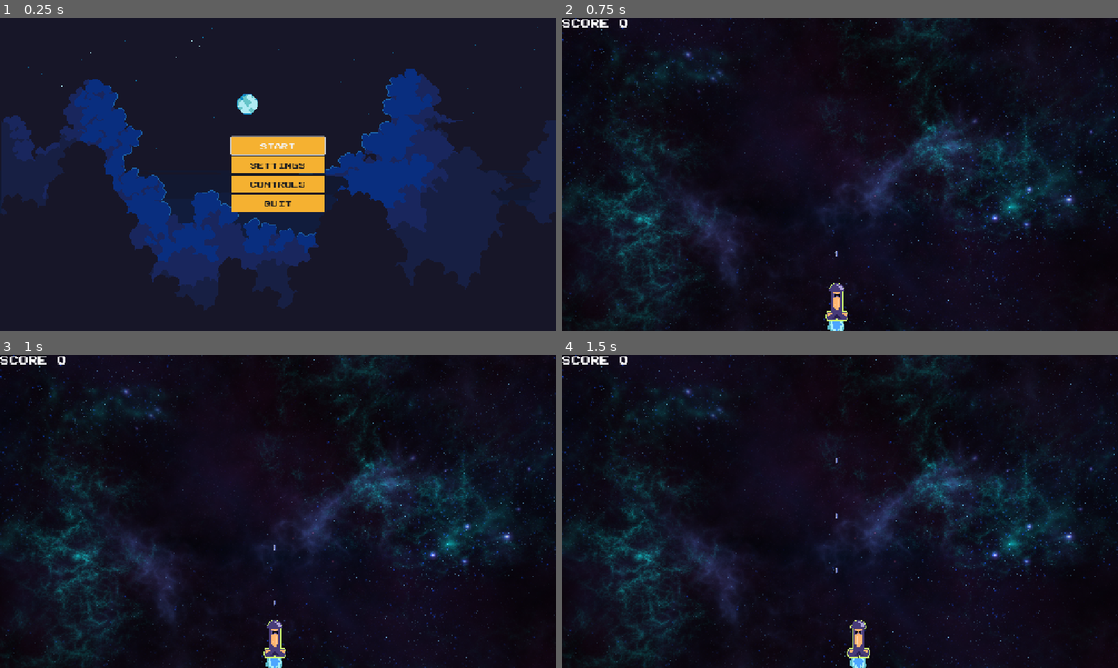
Above: before the commit, frames 1-4 (two rows, left to right).
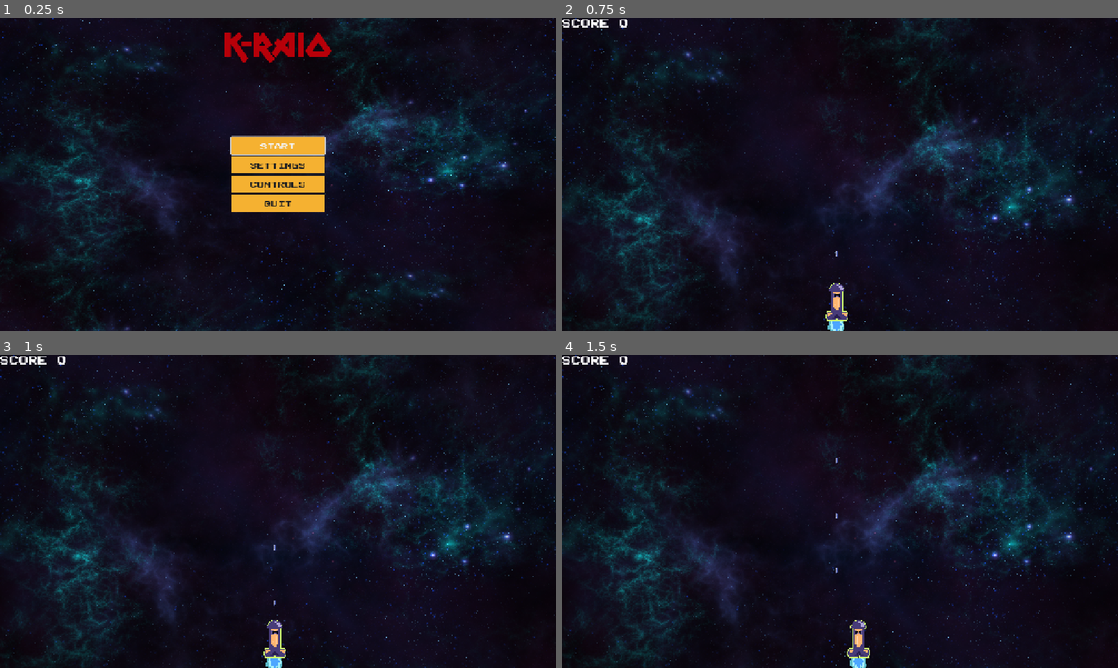
Above: after the commit, the same moments.

Repository: fabiolrodriguez/k-raio
Game: Godot game, scene res://scenes/main_menu/main_menu.tscn
The game is run twice, just before and just after one commit, with the same random seed, the same clock (stepped at 60 frames per second) and the same inputs.
Inputs (mouse positions are in pixels of both pictures, inside the frame that each line leads up to):
- Up to frame 1 (0.25 s): no input
- Up to frame 2 (0.75 s): click "START" at 0.5 s
- Up to frame 3 (1 s): no input
- Up to frame 4 (1.5 s): tap Enter (ui_accept) at 1.25 s; move the mouse to (962, 495) at 1.27 s; hold Right (ui_right) from 1.28 s (still down)

The runs differ from the first frame. In frame 1, 34% of the frame differs, in the area x 0-100%, y 0-100%; in frame 2, nothing differs; in frame 3, nothing differs; in frame 4, nothing differs.

Commit message:
pre release build, almost complete

Diff:
--- a/project.godot
+++ b/project.godot
@@ -13,7 +13,7 @@
 config/name="k-raio"
 run/main_scene="uid://dua73ytgqhpdm"
 config/features=PackedStringArray("4.6", "Forward Plus")
-config/icon="res://icon.svg"
+config/icon="uid://buquifn4o7w8g"
 
 [autoload]
 
--- a/scenes/enemy/boss.tscn
+++ b/scenes/enemy/boss.tscn
@@ -4,6 +4,7 @@
 [ext_resource type="Texture2D" uid="uid://dbd4866pu6ldg" path="res://assets/textures/boss1.png" id="1_vefcp"]
 [ext_resource type="PackedScene" uid="uid://chdtjjjsc660n" path="res://scenes/enemy/enemy_bullet.tscn" id="2_b0cli"]
 [ext_resource type="Texture2D" uid="uid://dcwdekqm4upvh" path="res://assets/textures/boss2.png" id="2_e3jr6"]
+[ext_resource type="PackedScene" uid="uid://cdawwuxpjyk8j" path="res://scenes/enemy/explosion.tscn" id="3_40x6t"]
 [ext_resource type="Texture2D" uid="uid://t4uuapd4wglb" path="res://assets/textures/boss3.png" id="3_b0cli"]
 
 [sub_resource type="SpriteFrames" id="SpriteFrames_40x6t"]
@@ -31,6 +32,7 @@
 collision_mask = 7
 script = ExtResource("1_e3jr6")
 enemy_bullet_scene = ExtResource("2_b0cli")
+explosion_scene = ExtResource("3_40x6t")
 
 [node name="texture" type="AnimatedSprite2D" parent="." unique_id=1974622876]
 scale = Vector2(2, 2)
--- a/scenes/enemy/enemy.tscn
+++ b/scenes/enemy/enemy.tscn
@@ -5,6 +5,7 @@
 [ext_resource type="Texture2D" uid="uid://dey8itsixm27f" path="res://assets/textures/Pombo.png" id="3_40wdo"]
 [ext_resource type="PackedScene" uid="uid://bjh12ow4nv6oc" path="res://scenes/player/upgrade.tscn" id="3_cwlon"]
 [ext_resource type="Texture2D" uid="uid://b2iqeai6f0pes" path="res://assets/textures/Pombo2.png" id="4_gl05p"]
+[ext_resource type="PackedScene" uid="uid://cdawwuxpjyk8j" path="res://scenes/enemy/explosion.tscn" id="4_nbhyu"]
 [ext_resource type="Texture2D" uid="uid://cuq1p6aousc87" path="res://assets/textures/Pombo3.png" id="5_cwlon"]
 
 [sub_resource type="SpriteFrames" id="SpriteFrames_nbhyu"]
@@ -35,6 +36,7 @@
 upgrade_pickup_scene = ExtResource("3_cwlon")
 drop_chance = 0.1
 possible_upgrades = Array[String](["spread_shot", "speed_up"])
+explosion_scene = ExtResource("4_nbhyu")
 
 [node name="enemy" type="AnimatedSprite2D" parent="." unique_id=682130548]
 scale = Vector2(1.3, 1.3)
--- a/scenes/enemy/enemydiag.tscn
+++ b/scenes/enemy/enemydiag.tscn
@@ -5,6 +5,7 @@
 [ext_resource type="PackedScene" uid="uid://bjh12ow4nv6oc" path="res://scenes/player/upgrade.tscn" id="3_7fgoa"]
 [ext_resource type="Texture2D" uid="uid://buquifn4o7w8g" path="res://assets/textures/PomboBravo.png" id="3_tq3bj"]
 [ext_resource type="Texture2D" uid="uid://dewvfh85fd02c" path="res://assets/textures/PomboBravo2.png" id="4_7fgoa"]
+[ext_resource type="PackedScene" uid="uid://cdawwuxpjyk8j" path="res://scenes/enemy/explosion.tscn" id="4_tk4x4"]
 [ext_resource type="Texture2D" uid="uid://doqph3gp416cv" path="res://assets/textures/PomboBrtavo3.png" id="5_tk4x4"]
 
 [sub_resource type="SpriteFrames" id="SpriteFrames_tk4x4"]
@@ -34,6 +35,7 @@
 enemy_bullet_scene = ExtResource("2_1s7nw")
 upgrade_pickup_scene = ExtResource("3_7fgoa")
 drop_chance = 0.1
+explosion_scene = ExtResource("4_tk4x4")
 
 [node name="enemy" type="AnimatedSprite2D" parent="." unique_id=243097138]
 scale = Vector2(1.3, 1.3)
--- /dev/null
+++ b/scenes/enemy/explosion.tscn
@@ -0,0 +1,30 @@
+[gd_scene format=3 uid="uid://cdawwuxpjyk8j"]
+
+[ext_resource type="Script" uid="uid://dfdohhpj1gbns" path="res://scripts/explosion.gd" id="1_ce2vp"]
+[ext_resource type="Texture2D" uid="uid://phu0b5ag2uao" path="res://assets/textures/blood.png" id="1_lfff1"]
+
+[sub_resource type="Gradient" id="Gradient_lfff1"]
+
+[sub_resource type="GradientTexture1D" id="GradientTexture1D_ce2vp"]
+gradient = SubResource("Gradient_lfff1")
+
+[sub_resource type="ParticleProcessMaterial" id="ParticleProcessMaterial_ce2vp"]
+particle_flag_disable_z = true
+spread = 180.0
+initial_velocity_min = 150.54
+initial_velocity_max = 155.92
+gravity = Vector3(0, -1, 0)
+color_ramp = SubResource("GradientTexture1D_ce2vp")
+
+[node name="Node2D" type="Node2D" unique_id=965667623]
+script = ExtResource("1_ce2vp")
+
+[node name="GPUParticles2D" type="GPUParticles2D" parent="." unique_id=648931882]
+scale = Vector2(2, 2)
+emitting = false
+amount = 20
+texture = ExtResource("1_lfff1")
+lifetime = 0.09999999999999999
+one_shot = true
+explosiveness = 1.0
+process_material = SubResource("ParticleProcessMaterial_ce2vp")
--- a/scenes/level/level.gd
+++ b/scenes/level/level.gd
@@ -29,6 +29,9 @@
 @onready var final_score = $gameover/gameoverpanel/MarginContainer/VBoxContainer/MarginContainer/HBoxContainer/scorelabel
 @onready var final_reality = $gameover/gameoverpanel/MarginContainer/VBoxContainer/MarginContainer/HBoxContainer/reality
 
+@export var level_bgm: AudioStream
+@export var boss_bgm: AudioStream
+
 var boss_spawned := false
 
 var score := 0
@@ -78,6 +81,11 @@
 	#await get_tree().create_timer(60.0).timeout
 	#spawn_boss()
 	schedule_boss_spawn(60.0)
+	AudioManager.switch_to_bgm(level_bgm)
+	AudioManager.set_bgm_volume(-5.0)
+	AudioManager.set_boss_bgm_volume(-4.0)
+	AudioManager.set_weapon_volume(-3.0)
+
 
 func _process(delta: float) -> void:
 	pass
@@ -100,7 +108,8 @@
 	score_label.text = "SCORE %d" % score
 
 func game_over():
-	get_tree().paused
+	#get_tree().paused
+	get_tree().paused = true
 	AudioManager.stop_weapon_loop()
 	final_score.text = "SCORE %d" % score
 	final_reality.text = "%s %d" % [LocalizationManager.tr_key("round"), round]
@@ -113,7 +122,8 @@
 
 func _on_restart_pressed() -> void:
 	AudioManager.play_click()
-	game_over_menu.visible = true
+	get_tree().paused = false
+	game_over_menu.visible = false
 	get_tree().reload_current_scene()
 
 func update_upgrade_hud():
@@ -146,7 +156,7 @@
 		return
 
 	boss_spawned = true
-	AudioManager.play_boss()
+	AudioManager.switch_to_boss_bgm(boss_bgm)
 
 	if spawn_manager != null and spawn_manager.has_method("stop_spawning"):
 		spawn_manager.stop_spawning()
@@ -173,6 +183,7 @@
 func _on_boss_defeated():
 	hide_boss_health()
 	boss_spawned = false
+	AudioManager.switch_to_bgm(level_bgm)
 	await start_next_round()
 
 func show_boss_health(max_hp: int, boss_name: String = "AZATOTH"):
@@ -219,7 +230,7 @@
 	await fade_from_black()
 	round_label.text = "%s %d" % [LocalizationManager.tr_key("round"), round]
 	round_label.visible = true
-	await get_tree().create_timer(3.0).timeout
+	await get_tree().create_timer(3.0, false).timeout
 	round_label.visible = false
 	start_spawning()
 	schedule_boss_spawn(60.0)
@@ -240,6 +251,7 @@
 		spawn_manager.start_spawning()
 
 func schedule_boss_spawn(delay: float = 60.0):
+
 	if boss_spawn_in_progress:
 		return
 
@@ -247,7 +259,9 @@
 	call_deferred("_start_boss_spawn_timer", delay)
 
 func _start_boss_spawn_timer(delay: float):
-	await get_tree().create_timer(delay).timeout
+
+	#await get_tree().create_timer(delay).timeout
+	await get_tree().create_timer(delay, false).timeout
 
 	if not boss_spawned:
 		spawn_boss()
--- a/scenes/level/level.tscn
+++ b/scenes/level/level.tscn
@@ -5,8 +5,10 @@
 [ext_resource type="PackedScene" uid="uid://w57g2ubn0bwi" path="res://scenes/player/player.tscn" id="2_nbgty"]
 [ext_resource type="PackedScene" uid="uid://bqb66yvyhiwk8" path="res://scenes/enemy/boss.tscn" id="2_pe1ox"]
 [ext_resource type="FontFile" uid="uid://b2ikk0lshckln" path="res://assets/fonts/PublicPixel-rv0pA.ttf" id="2_vpf64"]
+[ext_resource type="AudioStream" uid="uid://dm8aquvd881e5" path="res://assets/audio/game/Orbital Colossus.mp3" id="3_b7m21"]
 [ext_resource type="Texture2D" uid="uid://dj25d20urebwn" path="res://assets/textures/multishoticon.png" id="3_tf2q7"]
 [ext_resource type="Texture2D" uid="uid://dak57st3g7h8r" path="res://assets/textures/speedicon.png" id="4_pe1ox"]
+[ext_resource type="AudioStream" uid="uid://c3tv20e37xxd" path="res://assets/audio/game/boss.mp3" id="4_pm6rs"]
 [ext_resource type="PackedScene" uid="uid://dap3o436pbq6y" path="res://scenes/pause_menu/pause_menu.tscn" id="4_qkmgm"]
 [ext_resource type="PackedScene" uid="uid://c63nwudgs5mmv" path="res://scenes/enemy/spawn_manager.tscn" id="5_hnne4"]
 [ext_resource type="Texture2D" uid="uid://c14pbt7dbd3i2" path="res://assets/textures/pierceicon.png" id="5_m0bv2"]
@@ -43,6 +45,8 @@
 [node name="level" type="Node2D" unique_id=281017384]
 script = ExtResource("1_i166f")
 boss_scene = ExtResource("2_pe1ox")
+level_bgm = ExtResource("3_b7m21")
+boss_bgm = ExtResource("4_pm6rs")
 
 [node name="scorelayer" type="CanvasLayer" parent="." unique_id=1844956064]
 
--- a/scenes/main_menu/main_menu.tscn
+++ b/scenes/main_menu/main_menu.tscn
@@ -2,10 +2,8 @@
 
 [ext_resource type="Script" uid="uid://dq7wx6ueevh3e" path="res://scripts/main_menu.gd" id="1_5seab"]
 [ext_resource type="FontFile" uid="uid://b2ikk0lshckln" path="res://assets/fonts/PublicPixel-rv0pA.ttf" id="1_fsom3"]
-[ext_resource type="Texture2D" uid="uid://cgfe2rybuajqh" path="res://assets/textures/background/2.png" id="2_5seab"]
-[ext_resource type="Texture2D" uid="uid://dxnbktpwj7mw6" path="res://assets/textures/background/3.png" id="3_4xg86"]
-[ext_resource type="Texture2D" uid="uid://b2ggxfqi1v7f2" path="res://assets/textures/background/1.png" id="4_3ovsr"]
-[ext_resource type="Texture2D" uid="uid://ijvojrr57n0i" path="res://assets/textures/background/4.png" id="4_thkx5"]
+[ext_resource type="Texture2D" uid="uid://4n4j5nf5br8d" path="res://assets/textures/bg.png" id="2_x2yjq"]
+[ext_resource type="FontFile" uid="uid://cl3fpis2yr6vx" path="res://assets/fonts/Metal Lord.otf" id="3_lqpn7"]
 [ext_resource type="Script" uid="uid://dt6ffye8uwn5s" path="res://scripts/audio_manager.gd" id="6_3ovsr"]
 [ext_resource type="Script" uid="uid://xhwf0embwhrv" path="res://scripts/localization_manager.gd" id="8_4xg86"]
 [ext_resource type="Script" uid="uid://dohklr0erriiu" path="res://scripts/settings_manager.gd" id="8_thkx5"]
@@ -92,24 +90,20 @@
 [node name="Background" type="CanvasLayer" parent="." unique_id=1122845074]
 
 [node name="1" type="Sprite2D" parent="Background" unique_id=1791641294]
-position = Vector2(642, 361)
-scale = Vector2(2.229167, 2.2407408)
-texture = ExtResource("4_3ovsr")
-
-[node name="2" type="Sprite2D" parent="Background" unique_id=758473074]
-position = Vector2(639.49994, 359.5)
-scale = Vector2(2.2170138, 2.2314816)
-texture = ExtResource("2_5seab")
-
-[node name="3" type="Sprite2D" parent="Background" unique_id=816204756]
-position = Vector2(640.5, 359.5)
-scale = Vector2(2.2170138, 2.2314816)
-texture = ExtResource("3_4xg86")
-
-[node name="4" type="Sprite2D" parent="Background" unique_id=1371612137]
-position = Vector2(638.99994, 361)
-scale = Vector2(2.2291663, 2.2407408)
-texture = ExtResource("4_thkx5")
+position = Vector2(644.5, 375.99997)
+scale = Vector2(1.2744141, 1.0175781)
+texture = ExtResource("2_x2yjq")
+
+[node name="GameTitle" type="Label" parent="Background" unique_id=1050126382]
+offset_left = 515.0
+offset_top = 15.0
+offset_right = 764.0
+offset_bottom = 112.0
+theme_override_colors/font_color = Color(0.71885663, 0, 0.036534607, 1)
+theme_override_fonts/font = ExtResource("3_lqpn7")
+theme_override_font_sizes/font_size = 80
+text = "K-RAIO"
+horizontal_alignment = 1
 
 [node name="menu" type="CanvasLayer" parent="." unique_id=1566337340]
 
--- a/scripts/audio_manager.gd
+++ b/scripts/audio_manager.gd
@@ -4,17 +4,25 @@
 var click_sound = preload("res://assets/audio/ui/button_click.mp3")
 var bg_music = preload("res://assets/audio/music/piano-bg.mp3")
 var shoot = preload("res://assets/audio/game/shot.mp3")
-var explode = preload("res://assets/audio/game/explode.mp3")
+var explode = preload("res://assets/audio/game/dead.mp3")
 var boss = preload("res://assets/audio/game/boss.mp3")
+var boss_died = preload("res://assets/audio/game/boss_died.mp3")
 
 var weapon_loop_player: AudioStreamPlayer
 
-@onready var bgm_player = AudioStreamPlayer.new()
+@onready var bgm_player = AudioStreamPlayer
 
 @onready var player = AudioStreamPlayer.new()
 
+@onready var boss_bgm = AudioStreamPlayer
+
 func _ready():
 	add_child(player)
+
+	boss_bgm = AudioStreamPlayer.new()
+	add_child(boss_bgm)
+
+	bgm_player = AudioStreamPlayer.new()
 	add_child(bgm_player)
 
 	weapon_loop_player = AudioStreamPlayer.new()
@@ -28,27 +36,21 @@
 	player.stream = click_sound
 	player.play()
 
-
-func play_bgm(music: AudioStream):
-	if music == null:
-		return
-	bgm_player.stop()
-	bgm_player.stream = music
-	bgm_player.play()
-
-func stop_bgm():
-	bgm_player.stop()
-
 func play_shoot():
 	player.stream = shoot
 	player.play()
 
 func play_explode():
+	player.volume_db = -2.0
 	player.stream = explode
 	player.play()
 
 func play_boss():
 	player.stream = boss
+	player.play()
+
+func play_boss_died():
+	player.stream = boss_died
 	player.play()
 
 func start_weapon_loop(sound: AudioStream):
@@ -64,3 +66,48 @@
 func stop_weapon_loop():
 	if weapon_loop_player.playing:
 		weapon_loop_player.stop()
+
+func play_bgm(music: AudioStream):
+	if music == null:
+		return
+
+	if bgm_player.stream != music:
+		bgm_player.stream = music
+
+	if not bgm_player.playing:
+		bgm_player.play()
+
+func stop_bgm():
+	if bgm_player.playing:
+		bgm_player.stop()
+
+func play_boss_bgm(music: AudioStream):
+	if music == null:
+		return
+
+	if boss_bgm.stream != music:
+		boss_bgm.stream = music
+
+	if not boss_bgm.playing:
+		boss_bgm.play()
+
+func stop_boss_bgm():
+	if boss_bgm.playing:
+		boss_bgm.stop()
+
+func switch_to_bgm(music: AudioStream):
+	stop_boss_bgm()
+	play_bgm(music)
+
+func switch_to_boss_bgm(music: AudioStream):
+	stop_bgm()
+	play_boss_bgm(music)
+
+func set_bgm_volume(db: float):
+	bgm_player.volume_db = db
+
+func set_boss_bgm_volume(db: float):
+	weapon_loop_player.volume_db = db
+
+func set_weapon_volume(db: float):
+	bgm_player.volume_db = db
--- a/scripts/boss.gd
+++ b/scripts/boss.gd
@@ -17,6 +17,7 @@
 @onready var shoot_point_right = $shootpointright
 @onready var shoot_timer = $shoottimer
 @onready var boss_sprite = $texture
+@export var explosion_scene: PackedScene
 
 var hit_flash_playing := false
 var entered_position := false
@@ -60,7 +61,14 @@
 		die()
 
 func die():
-	AudioManager.play_explode()
+	AudioManager.play_boss_died()
+	if explosion_scene != null:
+		var explosion = explosion_scene.instantiate()
+		get_tree().current_scene.add_child(explosion)
+		explosion.global_position = global_position
+		get_tree().current_scene.add_child(explosion)
+		explosion.global_position = global_position
+
 
 	var game = get_tree().current_scene
 	if game != null and game.has_method("add_score"):
--- a/scripts/enemy.gd
+++ b/scripts/enemy.gd
@@ -13,6 +13,7 @@
 @export var upgrade_pickup_scene: PackedScene
 @export var drop_chance: float = 1
 @export var possible_upgrades: Array[String] = ["spread_shot", "speed_up", "fire_rate", "shield"]
+@export var explosion_scene: PackedScene
 
 func _process(delta):
 	global_position.y += speed * delta
@@ -28,7 +29,16 @@
 
 func die(give_score: bool = true):
 	AudioManager.play_explode()
+	var tween = create_tween()
+	tween.tween_property(self, "scale", Vector2(1.3,1.3), 0.02)
+	tween.tween_property(self, "modulate:a", 0.0, 0.1)
+	await tween.finished
+	if explosion_scene != null:
+		var explosion = explosion_scene.instantiate()
+		get_tree().current_scene.add_child(explosion)
+		explosion.global_position = global_position
 
+	queue_free()
 	if give_score:
 		var game = get_tree().current_scene
 		if game != null and game.has_method("add_score"):
--- a/scripts/enemydiag.gd
+++ b/scripts/enemydiag.gd
@@ -12,7 +12,7 @@
 @export var upgrade_pickup_scene: PackedScene
 @export var drop_chance: float = 1
 @export var possible_upgrades: Array[String] = ["spread_shot", "speed_up", "fire_rate", "shield"]
-
+@export var explosion_scene: PackedScene
 
 func _ready():
 	add_to_group("enemies")
@@ -36,6 +36,14 @@
 
 func die(give_score: bool = true):
 	AudioManager.play_explode()
+	var tween = create_tween()
+	tween.tween_property(self, "scale", Vector2(1.3,1.3), 0.02)
+	tween.tween_property(self, "modulate:a", 0.0, 0.1)
+	await tween.finished
+	if explosion_scene != null:
+		var explosion = explosion_scene.instantiate()
+		get_tree().current_scene.add_child(explosion)
+		explosion.global_position = global_position
 
 	if give_score:
 		var game = get_tree().current_scene
--- a/scripts/enemysuicide.gd
+++ b/scripts/enemysuicide.gd
@@ -8,6 +8,7 @@
 @export var upgrade_pickup_scene: PackedScene
 @export var drop_chance: float = 0.15
 @export var possible_upgrades: Array[String] = ["spread_shot", "speed_up", "fire_rate", "shield"]
+@export var explosion_scene: PackedScene
 
 var move_direction: Vector2 = Vector2.ZERO
 
@@ -52,6 +53,14 @@
 
 func die(give_score: bool = true):
 	AudioManager.play_explode()
+	var tween = create_tween()
+	tween.tween_property(self, "scale", Vector2(1.3,1.3), 0.02)
+	tween.tween_property(self, "modulate:a", 0.0, 0.1)
+	await tween.finished
+	if explosion_scene != null:
+		var explosion = explosion_scene.instantiate()
+		get_tree().current_scene.add_child(explosion)
+		explosion.global_position = global_position
 
 	if give_score:
 		var game = get_tree().current_scene
--- /dev/null
+++ b/scripts/explosion.gd
@@ -0,0 +1,8 @@
+extends Node2D
+
+@onready var particles = $GPUParticles2D
+
+func _ready():
+	particles.emitting = true
+	await get_tree().create_timer(0.5).timeout
+	queue_free()
--- a/scripts/pause_menu.gd
+++ b/scripts/pause_menu.gd
@@ -34,6 +34,7 @@
 	AudioManager.play_click()
 	get_tree().paused = false
 	AudioManager.stop_weapon_loop()
+	AudioManager.stop_bgm()
 	visible = false
 	get_tree().change_scene_to_file("res://scenes/main_menu/main_menu.tscn")
 
Not shown, added: assets/audio/game/Orbital Colossus.mp3.import
Not shown, changed: assets/audio/game/boss.mp3.import
Not shown, added: assets/audio/game/dead.mp3.import
Binary file added: assets/fonts/Metal Lord.otf
Not shown, added: assets/fonts/Metal Lord.otf.import
Binary file added: assets/textures/Capa4.png
Not shown, added: assets/textures/Capa4.png.import
Binary file added: assets/textures/blood.png
Not shown, added: assets/textures/blood.png.import
Not shown, added: scripts/explosion.gd.uid
Not shown, added: assets/audio/game/Orbital Colossus.mp3
Not shown, added: assets/audio/game/dead.mp3
